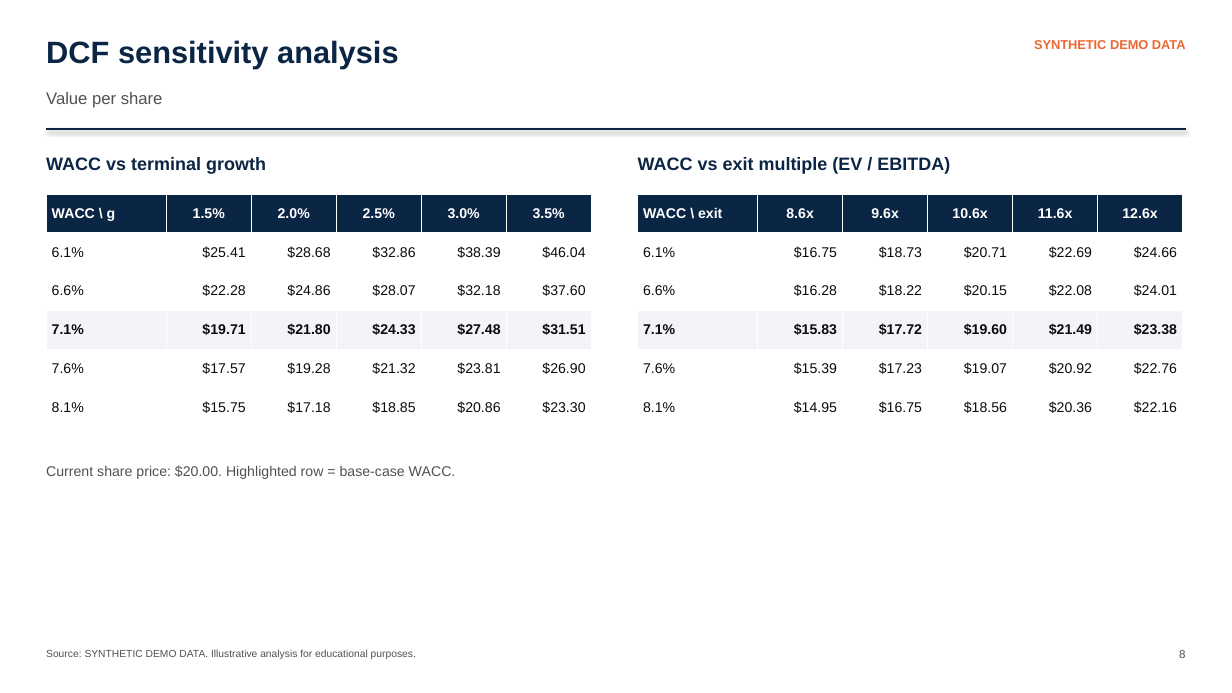
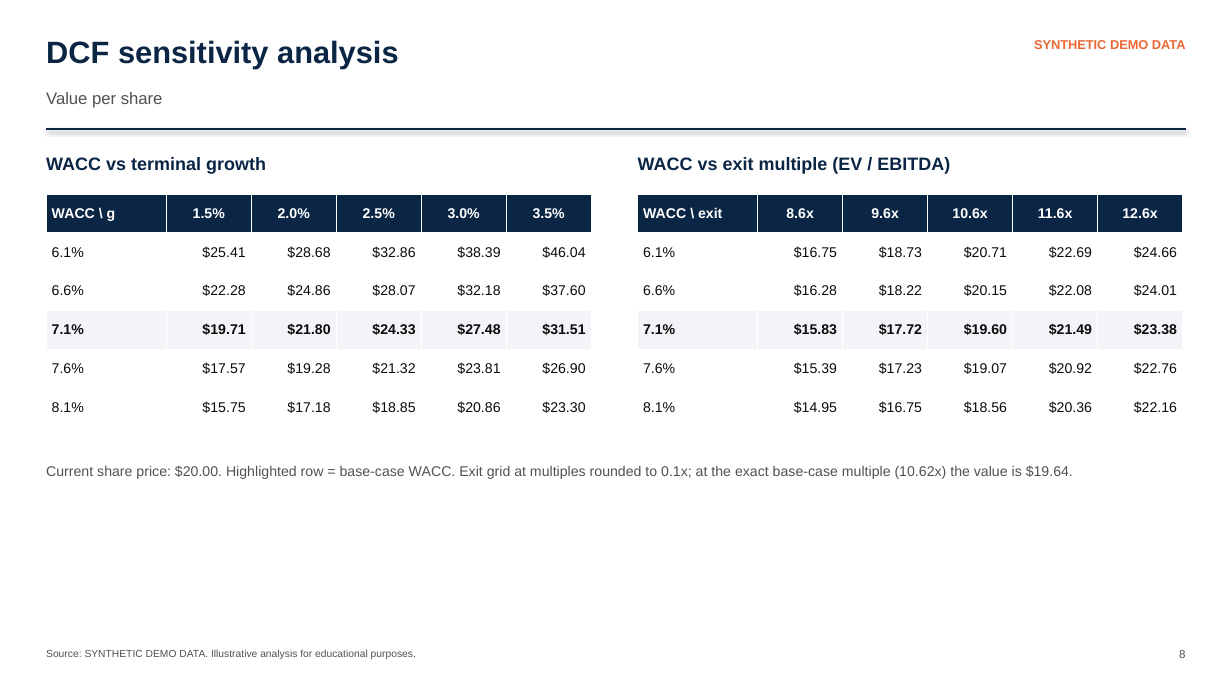
Before and after one commit to AlessandroRadice/Sell-side-valuation-engine, a slide deck: slide 8 of TGT_DEMO_pitchbook.pptx. Drawn at 1232x693 pixels with LibreOffice and Linux fonts; fonts in the diff are those of the drawing. Boxes give left, top, right and bottom in pixels: in the first picture for what was removed or moved away, otherwise in the second. Text is boxed around its words. In the diff, an @@ line names an element or a change of style, - is before the commit and + after.

```diff
--- a/TGT_DEMO_pitchbook.pptx
+++ b/TGT_DEMO_pitchbook.pptx
@@ text at box(46, 465, 1073, 479): text changed @@
-Current share price: $20.00. Highlighted row = base-case WACC.
+Current share price: $20.00. Highlighted row = base-case WACC. Exit grid at multiples rounded to 0.1x; at the exact base-case multiple (10.62x) the value is $19.64.
```
Also in this commit, not shown: 4 other files.
